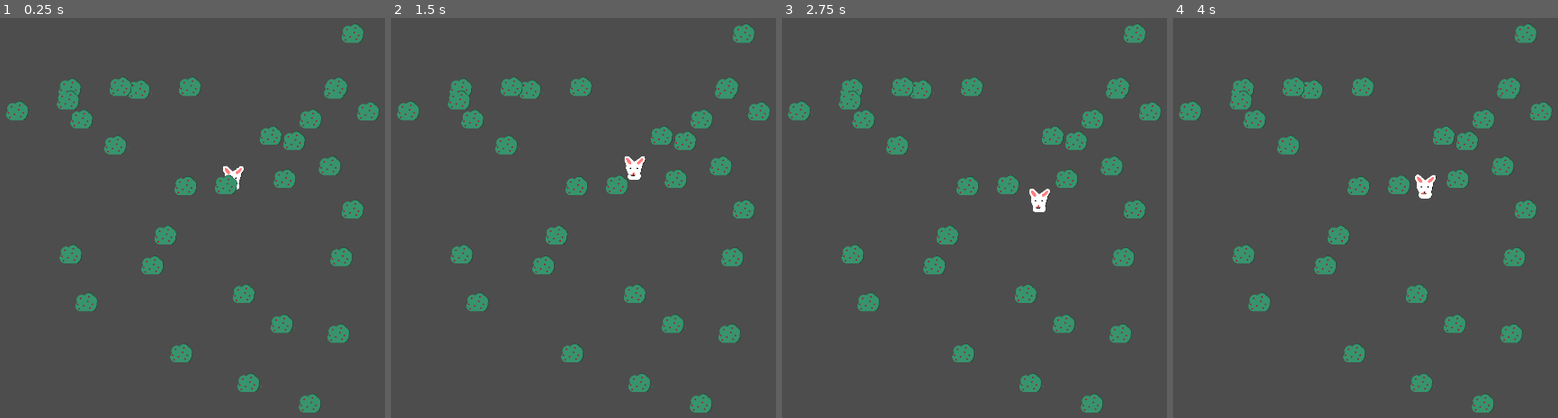
Above: before the commit, frames 1-4 (left to right).
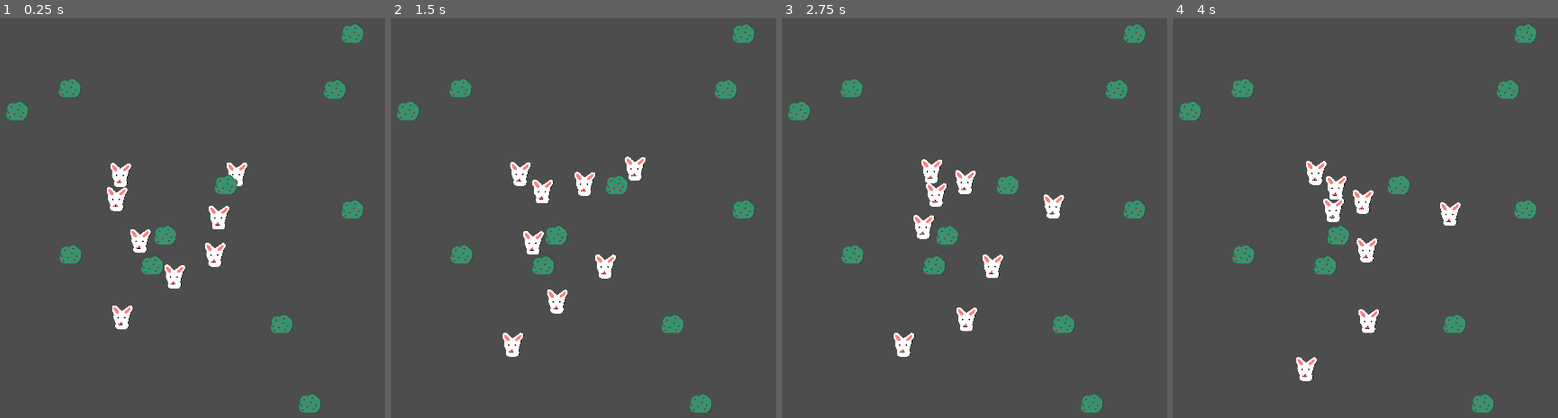
Above: after the commit, the same moments.

Repository: adamido/wolfpack
Game: Godot game, scene res://test_forest_map.tscn
Two runs of this game, one before a commit and one after it. Both use one fixed random seed, a clock stepped at 60 frames per second and the inputs below. This scene is started directly instead of the project's main scene.
Inputs:
- Up to frame 1 (0.25 s): no input
- Up to frame 2 (1.5 s): no input
- Up to frame 3 (2.75 s): no input
- Up to frame 4 (4 s): no input

The runs differ from the first frame. In frame 1, 6.0% of the frame differs, in the area x 14-99%, y 14-94%; in frame 2, 5.8%; in frame 3, 6.1%; in frame 4, 6.3%.

Commit message:
debugging

Diff:
--- a/animal.gd
+++ b/animal.gd
@@ -4,7 +4,6 @@
 signal died
 
 @export var stats_template : AnimalStats
-var is_dead := false
 var stats : AnimalStats
 var health :float
 var energy :float
@@ -14,8 +13,11 @@
 var nearby_food :Array[Animal]= []
 var nearby_threats:Array[Animal] = []
 var target : Node2D
+var is_dead := false
 
 @export var mood_manager : MoodManager
+
+@export var nav_agent : NavigationAgent2D
 
 func _ready():
 	stats = stats_template.duplicate(true)
@@ -32,13 +34,13 @@
 
 	if a.is_dead:
 		var gain = a._get_eaten(self)
-		var new_energy = self.energy + gain*0.5
-		var new_health = self.health + gain*0.2
+		var new_energy = self.energy + gain*0.2
+		var new_health = self.health + gain*0.5
 
 		#Fat gain is the % of excess health/energy gained.
 		var fat_gain = max(0.0, (new_energy - stats.energy) / stats.energy) + max(0.0, (new_health - stats.health) / stats.health)
 		if fat_gain > 0.0:
-			stats.fat = min(stats.fat + fat_gain, stats.fat_cap)
+			stats.fat = min(self.fat + fat_gain, stats.fat_cap)
 
 		self.energy = min(new_energy, stats.energy)
 		self.health = min(new_health, stats.health)
@@ -68,6 +70,14 @@
 	if is_dead:
 		return
 
+	#Disconnect nav_agent signals (If we don't, Animals will moving after death)
+	if nav_agent:
+		for c in nav_agent.velocity_computed.get_connections():
+			nav_agent.velocity_computed.disconnect(c.callable)
+		nav_agent.queue_free()
+		nav_agent = null
+
+	#Calculate the amount of 'biomass' this corpse will have.
 	is_dead = true;
 	self.biomass = stats.health
 	velocity = Vector2.ZERO
--- a/berry_patch.gd
+++ b/berry_patch.gd
@@ -5,7 +5,7 @@
 @export var r_height : float = 500
 
 func _ready() -> void:
-	for i in range(30):
+	for i in range(10):
 		spawn_berries()
 
 func spawn_berries() -> Node2D:
--- a/death_node.gd
+++ b/death_node.gd
@@ -3,3 +3,6 @@
 func _enter() -> void:
 	parentAnimal.velocity = Vector2.ZERO
 	parentAnimal.anim.play("dead")
+
+func __physics_process(delta: float) -> BTreeNode:
+	return null
--- a/move_to_target.gd
+++ b/move_to_target.gd
@@ -1,8 +1,8 @@
 
 class_name MoveToTarget extends BTreeNode
 
-@export var fail_node := FailureNode.new()
-@export var success_node := SuccessNode.new()
+@export var fail_node : FailureNode
+@export var success_node : SuccessNode
 
 var stuck_timer := 0.0
 const MAX_STUCK_TIME = 1.5
@@ -11,29 +11,38 @@
 var last_pos :Vector2
 
 func _enter() -> void:
-	#Set Nav Agent's target from parent's target
-	parentAnimal.nav_agent.velocity_computed.connect(_on_navigation_agent_2d_velocity_computed)
-	parentAnimal.nav_agent.target_position = target.global_position
-	print("Path size:", parentAnimal.nav_agent.get_current_navigation_path().size())
-	last_pos = parentAnimal.global_position
+	if parentAnimal.nav_agent != null:
+		#Set Nav Agent's target from parent's target
+		parentAnimal.nav_agent.velocity_computed.connect(_on_navigation_agent_2d_velocity_computed)
+		parentAnimal.nav_agent.target_position = target.global_position
+		last_pos = parentAnimal.global_position
 
-	#Get next path position from NavAgent, and assign velocity
-	var next_pos : Vector2 = parentAnimal.nav_agent.get_next_path_position()
-	var new_velo : Vector2 = (
-		parentAnimal.global_position.direction_to(next_pos) * parentAnimal.move_speed
-	)
-	parentAnimal.nav_agent.set_velocity(new_velo)
+		#Get next path position from NavAgent, and assign velocity
+		var next_pos : Vector2 = parentAnimal.nav_agent.get_next_path_position()
+		var new_velo : Vector2 = (
+			parentAnimal.global_position.direction_to(next_pos) * parentAnimal.move_speed
+		)
+		#print("Path size:", parentAnimal.nav_agent.get_current_navigation_path().size())
+		parentAnimal.nav_agent.set_velocity(new_velo)
 
 	stuck_timer = 0
 
 func _exit() -> void:
-	parentAnimal.nav_agent.velocity_computed.disconnect(_on_navigation_agent_2d_velocity_computed)
+	#If parentAnimal's navigation agent is not null, we must disconnect signals
+	if parentAnimal.nav_agent != null:
+		if parentAnimal.nav_agent.velocity_computed.is_connected(_on_navigation_agent_2d_velocity_computed):
+			parentAnimal.nav_agent.velocity_computed.disconnect(_on_navigation_agent_2d_velocity_computed)
+
 	parentAnimal.velocity = Vector2.ZERO
 
 func __process(delta: float) -> BTreeNode:
 
+	if parentAnimal.nav_agent == null:
+		print("ERROR in move_to_target.gd: Parent Animal's navigation agent is null.")
+		return fail_node
+
 	if stuck_timer >= MAX_STUCK_TIME:
-		return FailureNode.new()
+		return fail_node
 
 	if parentAnimal.nav_agent.is_navigation_finished():
 		return success_node
@@ -42,6 +51,10 @@
 
 func __physics_process(delta: float) -> BTreeNode:
 
+	if parentAnimal.nav_agent == null:
+		print("ERROR in move_to_target.gd: Parent Animal's navigation agent is null.")
+		return fail_node
+
 	if parentAnimal.global_position.distance_to(last_pos) < 1.5:
 		stuck_timer+=delta
 	else:
@@ -49,7 +62,7 @@
 
 	#if stuck_timer >= MAX_STUCK_TIME:
 		#print("UNSTUCK RABBIT")
-		#return FailureNode.new()
+		#return fail_node
 
 
 	var next_pos : Vector2 = parentAnimal.nav_agent.get_next_path_position()
--- a/rabbit.gd
+++ b/rabbit.gd
@@ -9,12 +9,8 @@
 const RABBIT_ATTACK_DAMAGE :float= .25
 
 #A rabbit's energy will decrease by this much every second.
-const RABBIT_STARVE_SPEED :float= .01
+const RABBIT_STARVE_SPEED :float= .05
 
-#Navigation agent used for pathfinding
-@export
-var nav_agent : NavigationAgent2D
-#Target for our behavior tree to navigate to
 
 @export
 var b_tree : BehaviorTree
--- a/rabbit_family.gd
+++ b/rabbit_family.gd
@@ -8,7 +8,7 @@
 var rabbits : Array[Rabbit] = []
 
 func _ready() -> void:
-	for i in range(1):
+	for i in range(8):
 		if spawn_on_ready:
 			rabbits.append(spawn_rabbit())
 
--- a/test_forest_map.tscn
+++ b/test_forest_map.tscn
@@ -6,9 +6,9 @@
 [ext_resource type="Script" uid="uid://1troixwty5tv" path="res://berry_patch.gd" id="4_7npol"]
 
 [sub_resource type="NavigationPolygon" id="NavigationPolygon_16qxk"]
-vertices = PackedVector2Array(1642.1172, 903.0469, -426.0078, 913.9375, -427.97656, -233.04688, 1544.8203, -243.9375)
+vertices = PackedVector2Array(1548.9531, 865.2422, -426.0078, 913.7422, -427.97656, -233.04688, 1544.0391, -243.9375)
 polygons = Array[PackedInt32Array]([PackedInt32Array(0, 1, 2, 3)])
-outlines = Array[PackedVector2Array]([PackedVector2Array(-438, -243, -436, 924, 1653, 913, 1554, -254)])
+outlines = Array[PackedVector2Array]([PackedVector2Array(-438, -243, -436, 924, 1559, 875, 1554, -254)])
 
 [node name="TestForestMap" type="Node2D"]
 
--- a/wander_sequence.gd
+++ b/wander_sequence.gd
@@ -4,7 +4,7 @@
 class_name WanderSequence
 extends BTreeNode
 
-@export var WANDER_RADIUS = 75.0
+@export var WANDER_RADIUS = 125.0
 @export var move_to_target_node : BTreeNode
 @export var idle_node : BTreeNode
 var children : Array = []
@@ -17,13 +17,18 @@
 #Marker to navigate to
 @export var rand_point : Marker2D
 
-func _enter() -> void:
-	rand_point.global_position = parentAnimal.global_position + _get_rand_point(WANDER_RADIUS)
-	children.clear()
+func _ready() -> void:
+	#Populate array of children
 	children.append(move_to_target_node)
 	children.append(idle_node)
+
+
+func _enter() -> void:
+	#calculate a random point to move towards.
+	rand_point.global_position = parentAnimal.global_position + _get_rand_point(WANDER_RADIUS)
+
+	#assign curr and execute _enter().
 	i = 0
-	#assign curr and execute _enter()
 	curr = children[0]
 	if curr is MoveToTarget:
 		curr.set_target(rand_point)
